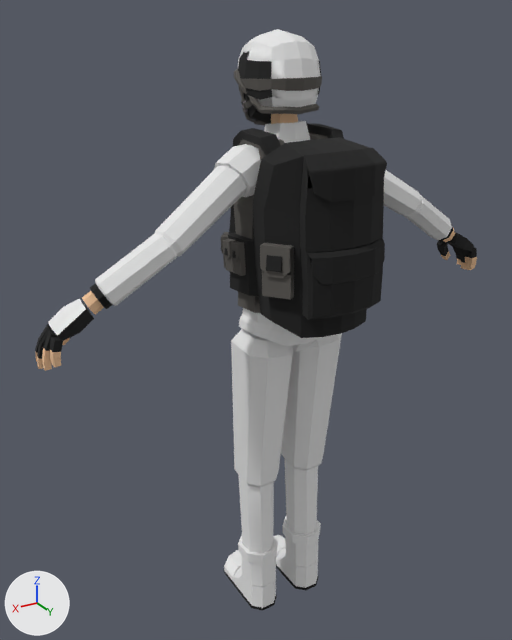
The FBX model Assets/Models/playermodel.fbx as it was, and as the next commit left it.
Before and after are seen from a 50 mm camera at (1.077, 1.633, 1.854) aimed at (0.078, -0.031, 1.022). Lighting does not change. The marker at lower left points along +X, +Y and +Z. Vertices at the same position are counted once.

Objects in the first picture: 'Arms', 'Body'.
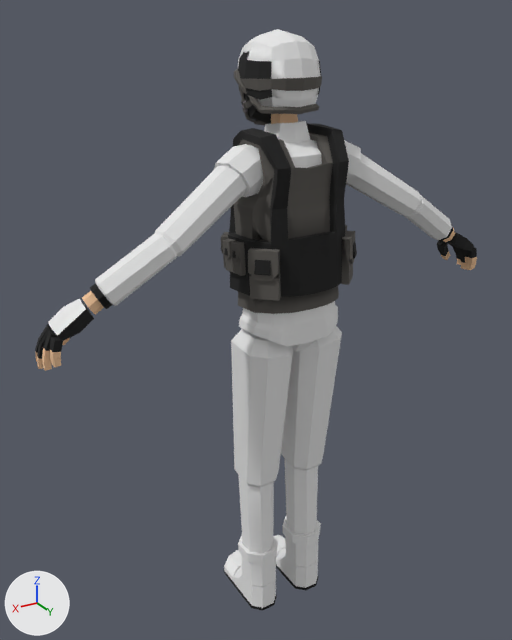
Diff of the bpy script that builds the scene:
```diff
--- a/Assets/Models/playermodel.fbx.py
+++ b/Assets/Models/playermodel.fbx.py
@@ me_cube_003 @@
 # used by ob_body; location = (0.0, -0.049, 1.813)
-me_cube_003.from_pydata(...)  # 2844 vertices, 2762 faces; spans x -0.22..0.22, y -0.13..0.38, z -1.82..0.01
+me_cube_003.from_pydata(...)  # 2532 vertices, 2442 faces; spans x -0.22..0.22, y -0.13..0.2, z -1.82..0.01
+# me_cube_003 part 1: the loose piece of 32 vertices spanning x 0.15..0.18, y 0.24..0.28, z -0.55..-0.51 is moved by (-0.02, -0.08, -0.04)
+# me_cube_003 part 2: the loose piece of 32 vertices spanning x -0.18..-0.15, y 0.24..0.28, z -0.55..-0.51 is moved by (0.02, -0.08, -0.04)
+# me_cube_003 part 3: a new loose piece of 28 vertices spanning x 0.1..0.18, y 0.12..0.2, z -0.66..-0.52, in mat_texturedbody (picture img_playertexture_png)
+# me_cube_003 part 4: a new loose piece of 28 vertices spanning x -0.18..-0.1, y 0.12..0.2, z -0.66..-0.52, in mat_texturedbody (picture img_playertexture_png)
+# me_cube_003 part 5: the loose piece of 298 vertices spanning x -0.19..0.19, y 0.13..0.38, z -0.75..-0.25 is deleted
+# me_cube_003 part 6: the loose piece of 70 vertices spanning x -0.12..0.12, y 0.28..0.36, z -0.49..-0.26 is deleted
 me_cube_003.materials.append(mat_texturedbody)
```

Pixel boxes (x1, y1, x2, y2) of what changed, in the pictures (512 x 640 px; the box of a moved part takes in the faces that stretch with it):
'Body', reshaped (15% narrower): before (214, 29, 387, 610); after (214, 29, 361, 610)
part 1 of me_cube_003, moved or reshaped: before (266, 255, 282, 273); after (254, 260, 271, 275)
part 2 of me_cube_003, moved or reshaped (not visible before): after (353, 241, 357, 258)
part 3 of me_cube_003, added: after (248, 248, 281, 300)
part 4 of me_cube_003, added (black): after (342, 231, 355, 285)
part 5 of me_cube_003, deleted (black): before (253, 137, 385, 338)
part 6 of me_cube_003, deleted (black): before (300, 148, 387, 253)
